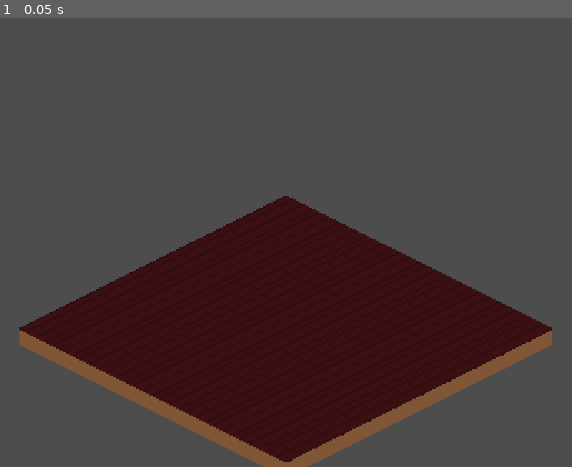
Above: before the commit, frame 1.
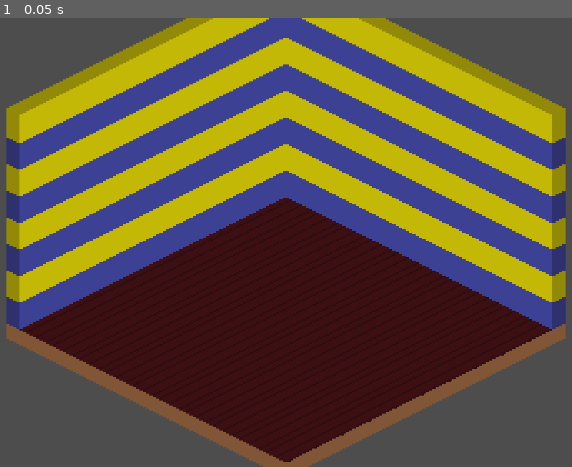
Above: after the commit, the same moment.

Repository: Jishuashi/GGJ2026-Roomask
Game: Godot game, scene res://Scenes/room_1.tscn
Same seed, same stepped clock (60 frames per second), same inputs: the game is played once before the commit and once after it.
Inputs:
- Up to frame 1 (0.05 s): no input

The runs differ from the first frame. In frame 1, 48% of the frame differs, in the area x 1-99%, y 0-73%.

Commit message:
Room init clear

Diff:
--- /dev/null
+++ b/Assets/walls.tres
@@ -0,0 +1,45 @@
+[gd_resource type="TileSet" format=3 uid="uid://6uraxvinxwnw"]
+
+[ext_resource type="Texture2D" uid="uid://cjdwb61ixqynj" path="res://Assets/walls.png" id="1_6t5y5"]
+
+[sub_resource type="TileSetAtlasSource" id="TileSetAtlasSource_6t5y5"]
+texture = ExtResource("1_6t5y5")
+texture_region_size = Vector2i(32, 32)
+0:0/0 = 0
+1:0/0 = 0
+2:0/0 = 0
+3:0/0 = 0
+4:0/0 = 0
+5:0/0 = 0
+6:0/0 = 0
+7:0/0 = 0
+0:1/0 = 0
+1:1/0 = 0
+2:1/0 = 0
+3:1/0 = 0
+4:1/0 = 0
+5:1/0 = 0
+6:1/0 = 0
+7:1/0 = 0
+0:2/0 = 0
+1:2/0 = 0
+2:2/0 = 0
+3:2/0 = 0
+4:2/0 = 0
+5:2/0 = 0
+6:2/0 = 0
+7:2/0 = 0
+0:3/0 = 0
+1:3/0 = 0
+2:3/0 = 0
+3:3/0 = 0
+4:3/0 = 0
+5:3/0 = 0
+6:3/0 = 0
+7:3/0 = 0
+
+[resource]
+tile_shape = 1
+tile_layout = 5
+tile_size = Vector2i(32, 16)
+sources/0 = SubResource("TileSetAtlasSource_6t5y5")
--- a/Scenes/room_1.tscn
+++ b/Scenes/room_1.tscn
@@ -1,6 +1,7 @@
 [gd_scene format=3 uid="uid://bbbpsx08ljsbn"]
 
 [ext_resource type="Texture2D" uid="uid://cl6qrm0kgx2ot" path="res://Assets/ground.png" id="1_m8co2"]
+[ext_resource type="Script" uid="uid://cxbcaktc27ijt" path="res://src/fr/roomask/room_1/walls.gd" id="3_7r34j"]
 [ext_resource type="Script" uid="uid://cm0nw1ljvfenm" path="res://src/fr/roomask/room_1/room_1.gd" id="4_isvj2"]
 
 [sub_resource type="TileSetAtlasSource" id="TileSetAtlasSource_7r34j"]
@@ -23,9 +24,12 @@
 [node name="Camera2D" type="Camera2D" parent="." unique_id=1764263352]
 position = Vector2(80, 80)
 
-[node name="Room_1" type="TileMapLayer" parent="." unique_id=903784798]
+[node name="Ground" type="TileMapLayer" parent="." unique_id=903784798]
 y_sort_enabled = true
 texture_filter = 1
 scale = Vector2(4, 4)
 tile_set = SubResource("TileSet_h2yge")
 script = ExtResource("4_isvj2")
+
+[node name="Walls" type="Node2D" parent="." unique_id=832142300]
+script = ExtResource("3_7r34j")
--- /dev/null
+++ b/src/fr/roomask/room_1/walls.gd
@@ -0,0 +1,80 @@
+extends Node2D
+
+@export var layers : int = 8
+@export var width : int = 10
+@export var tileset_rsc : TileSet = preload("res://Assets/walls.tres")
+
+func _ready() -> void:
+	create_walls_layer()
+
+func create_walls_layer():
+	var size = 32
+	var z = -1
+
+	while (z < layers):
+		var new_layer = TileMapLayer.new()
+
+		new_layer.name = "Layers_" + str(z)
+		new_layer.tile_set = tileset_rsc
+		new_layer.z_index = z
+		new_layer.y_sort_enabled = true
+		new_layer.texture_filter = CanvasItem.TEXTURE_FILTER_NEAREST
+		new_layer.scale = Vector2(4, 4)
+		new_layer.position.y = -z * (size * 2)
+
+		add_child(new_layer)
+
+		if (z == -1):
+			var x = -2
+			var y = -1
+			while (y < (width - 1)):
+				new_layer.set_cell(Vector2i(x, y), 0, Vector2i(7, 0))
+				y += 1
+			y = -2
+			x = -1
+			while (x < (width - 1)):
+				new_layer.set_cell(Vector2i(x, y), 0, Vector2i(6, 0))
+				x += 1
+		else:
+			var x = -2
+			var y = -1
+			while (y < (width - 1)):
+				if (y == (width - 2) && z != 7):
+					if (z % 2 == 0):
+						new_layer.set_cell(Vector2i(x, y), 0, Vector2i(4, 0))
+					else:
+						new_layer.set_cell(Vector2i(x, y), 0, Vector2i(4, 1))
+				elif (z == 7):
+					if (z % 2 == 0):
+						new_layer.set_cell(Vector2i(x, y), 0, Vector2i(2, 0))
+					else:
+						new_layer.set_cell(Vector2i(x, y), 0, Vector2i(2, 1))
+				else:
+					if (z % 2 == 0):
+						new_layer.set_cell(Vector2i(x, y), 0, Vector2i(0, 0))
+					else:
+						new_layer.set_cell(Vector2i(x, y), 0, Vector2i(0, 1))
+				y += 1
+			y = -2
+			x = -1
+			while (x < (width - 1)):
+				if (x == (width - 2) && z != 7):
+					if (z % 2 == 0):
+						new_layer.set_cell(Vector2i(x, y), 0, Vector2i(5, 1))
+					else:
+						new_layer.set_cell(Vector2i(x, y), 0, Vector2i(5, 0))
+				else:
+					if (z == 7):
+						if (z % 2 == 0):
+							new_layer.set_cell(Vector2i(x, y), 0, Vector2i(3, 1))
+						else :
+							new_layer.set_cell(Vector2i(x, y), 0, Vector2i(3, 0))
+					else :
+						if (z % 2 == 0):
+							new_layer.set_cell(Vector2i(x, y), 0, Vector2i(1, 1))
+						else :
+							new_layer.set_cell(Vector2i(x, y), 0, Vector2i(1, 0))
+				x += 1
+				if (z == 7):
+					new_layer.set_cell(Vector2i(-3, -3), 0, Vector2i(6, 1))
+		z += 1
Binary file removed: Assets/mur.png
Binary file added: Assets/walls.png
Not shown, changed: Assets/walls.png.import
Not shown, added: src/fr/roomask/room_1/walls.gd.uid
